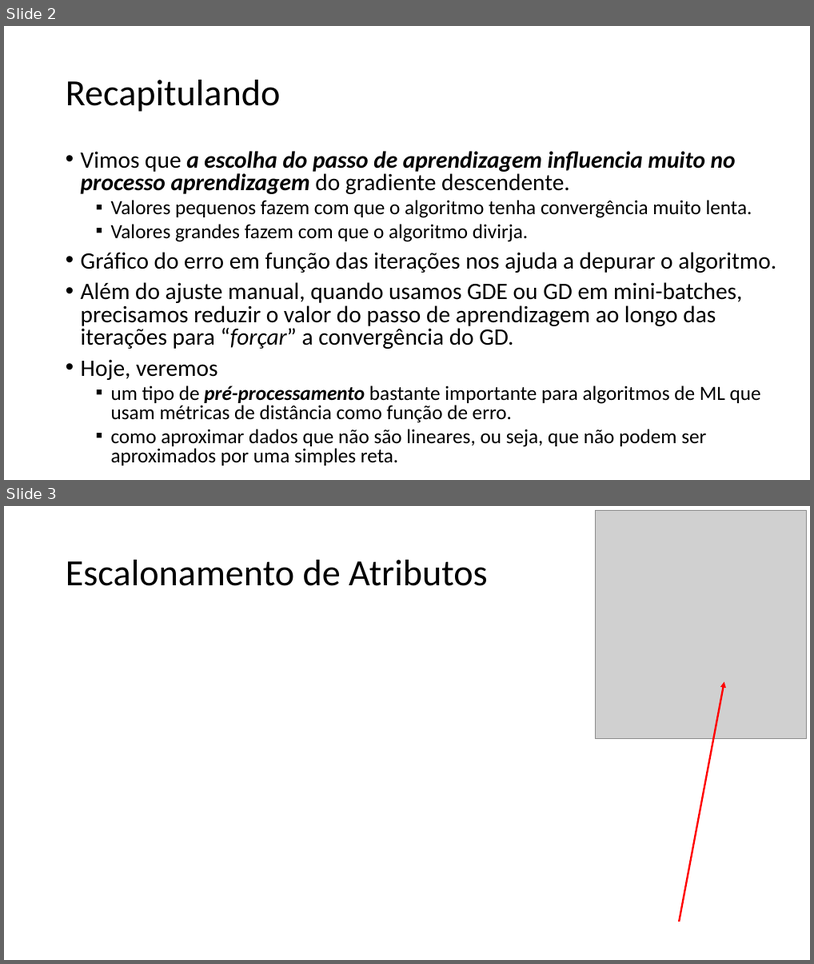
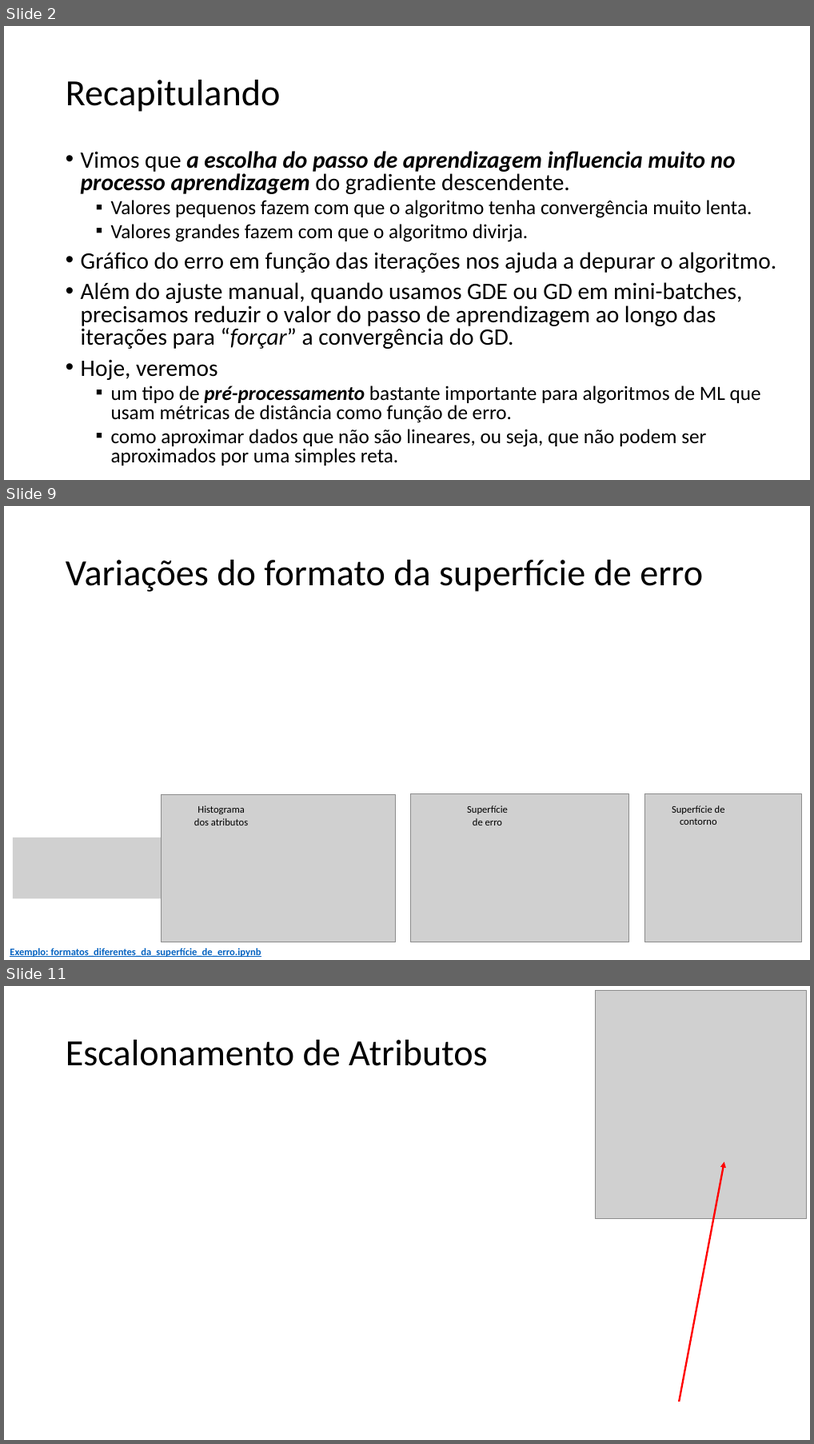
Before and after one commit to zz4fap/t319_aprendizado_de_maquina, a slide deck: slides/T319_Regressão_Linear (Parte IV).pptx. Shown one above the other, each under a label of ours: slides 2 and 3 before the commit, slides 2, 9 and 11 after it; the slides between them are not shown. The pictures are 814x964 and 814x1444 pixels, drawn with LibreOffice and Linux fonts; fonts in the diff are those of the drawing; grey boxes stand for pictures. Boxes give left, top, right and bottom in pixels: in the first picture for what was removed or moved away, otherwise in the second. Text is boxed around its words. In the diff, an @@ line names an element or a change of style, - is before the commit and + after.

```diff
--- a/slides/T319_Regressão_Linear (Parte IV).pptx
+++ b/slides/T319_Regressão_Linear (Parte IV).pptx
@@ slide 9 added at (4, 506, 810, 960), background #FFFFFF @@
@@ title added at (66, 560, 703, 592), 44 pt, text #000000 @@
+Variações do formato da superfície de erro
@@ picture added at (162, 794, 395, 941) @@
@@ text added at (194, 805, 248, 825), 12 pt, text #000000 @@
+Histograma dos atributos
@@ picture added at (411, 794, 630, 942) @@
@@ text added at (467, 805, 508, 825), 12 pt, text #000000 @@
+Superfície de erro
@@ picture added at (646, 794, 802, 942) @@
@@ text added at (672, 805, 726, 824), 12 pt, text #000000 @@
+Superfície de contorno
@@ picture added at (13, 837, 170, 899) @@
@@ text added at (10, 948, 262, 956), 12 pt, text #0563C1, bold, underline @@
+Exemplo: formatos_diferentes_da_superfície_de_erro.ipynb
@@ what was slide 3 is now slide 11 @@
```
Also in this commit, not shown: 1 slide changed, 7 other slides added, 3 other files.
